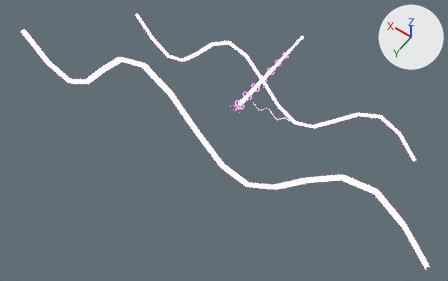
A saved change to the glTF model public/assets/models/combat/t08.glb.
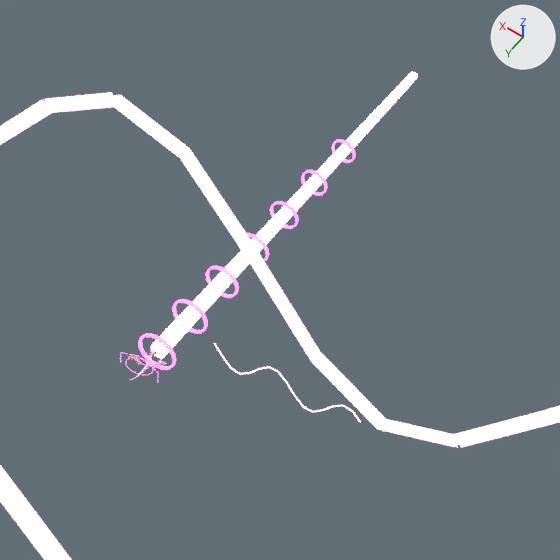
Old and new are each drawn whole from a 50 mm lens placed at (-176.0, 263.0, 364.0), pointed at (-15.0, 38.0, 11.0) and again close up on the part from 45% to 76% of the width and 6% to 56% of the height. Every picture has the same lights, and +X, +Y and +Z are marked at upper right. The older version's two pictures come first. Both versions are drawn at frame 10 of the action 'light'; the numbers are the values there. Vertices at exactly the same position are counted once.

The first close-up shows 'Export_fx_atk_field_release_1_fx_color', 'Export_fx_atk_field_release_fx_color', 'Export_fx_light_beam_fx_accent', 'Export_fx_light_beam_fx_color' and 2 more.
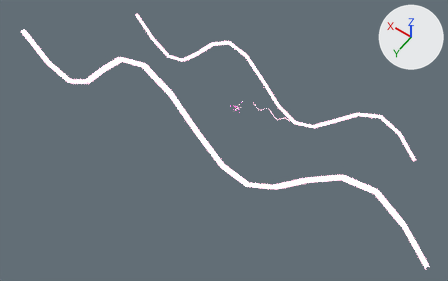
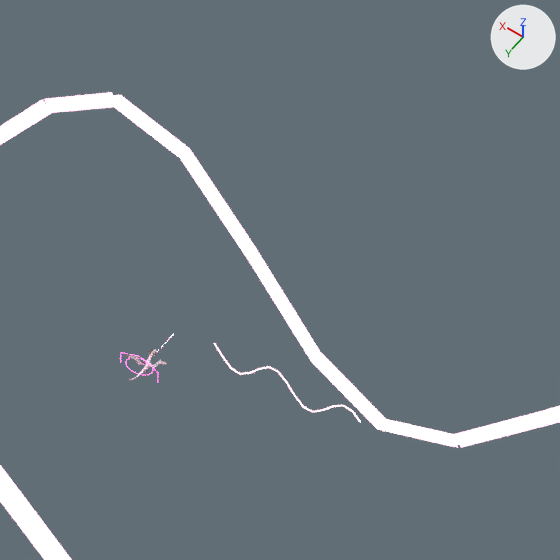
ob_gun_recoil is not drawn itself; it is the parent of ob_export_gun_recoil_dark, ob_export_gun_recoil_shade, ob_export_gun_recoil_steel, ob_light_muzzle.
ob_fx_light_beam is not drawn itself; it is the parent of ob_export_fx_light_beam_fx_accent, ob_export_fx_light_beam_fx_color, ob_export_fx_light_beam_fx_core.

What the commit changed:
me_export_fx_light_beam_fx_accent is used by ob_export_fx_light_beam_fx_accent; parent ob_fx_light_beam; location (0.0, -0.000488, 0.000122).
me_export_fx_light_beam_fx_accent had 448 vertices, 896 faces and spanned x -0.26..0.26, y -2.48..0.01, z -0.26..0.26.
me_export_fx_light_beam_fx_accent now has 16 vertices, 24 faces and spans x -0.13..0.13, y -3.5..0.0, z 0.0.
me_export_fx_light_beam_fx_accent part 1: 192 vertices removed from x -0.26..0.26, y -0.84..0.01, z -0.26..0.26; 16 vertices added at x -0.13..0.13, y -3.5..0.0, z 0.0.
me_export_fx_light_beam_fx_accent part 2: 128 vertices removed from x -0.21..0.21, y -1.66..-1.22, z -0.21..0.21.
me_export_fx_light_beam_fx_accent part 3: 128 vertices removed from x -0.18..0.18, y -2.48..-2.05, z -0.18..0.18.
Object 'gun_recoil' (ob_gun_recoil) moves from (0.0, 0.128, 0.0) to (0.0, 0.00868, 0.0).
Object 'fx_light_beam' (ob_fx_light_beam) moves from (0.0, -0.339, 0.0) to (0.0, -0.000213, 0.0).
Object 'fx_light_beam' (ob_fx_light_beam) is rescaled from (16.3, 27.1, 16.3) to (2.07, 1.77, 2.07).
Object 'Export_fx_light_beam_fx_color' (ob_export_fx_light_beam_fx_color) is deleted.

Pixel boxes [x1, y1, x2, y2] of what changed, in the close-ups (560 x 560 px):
'Export_fx_light_beam_fx_color', deleted
    before: [151, 71, 418, 359]
'Export_fx_light_beam_fx_accent', reshaped, moved, rescaled (not visible afterwards)
    before: [138, 139, 356, 370]
part 1 of me_export_fx_light_beam_fx_accent, cut back
    before: [138, 266, 239, 370]
part 2 of me_export_fx_light_beam_fx_accent, deleted
    before: [240, 201, 299, 261]
part 3 of me_export_fx_light_beam_fx_accent, deleted
    before: [301, 139, 356, 196]
